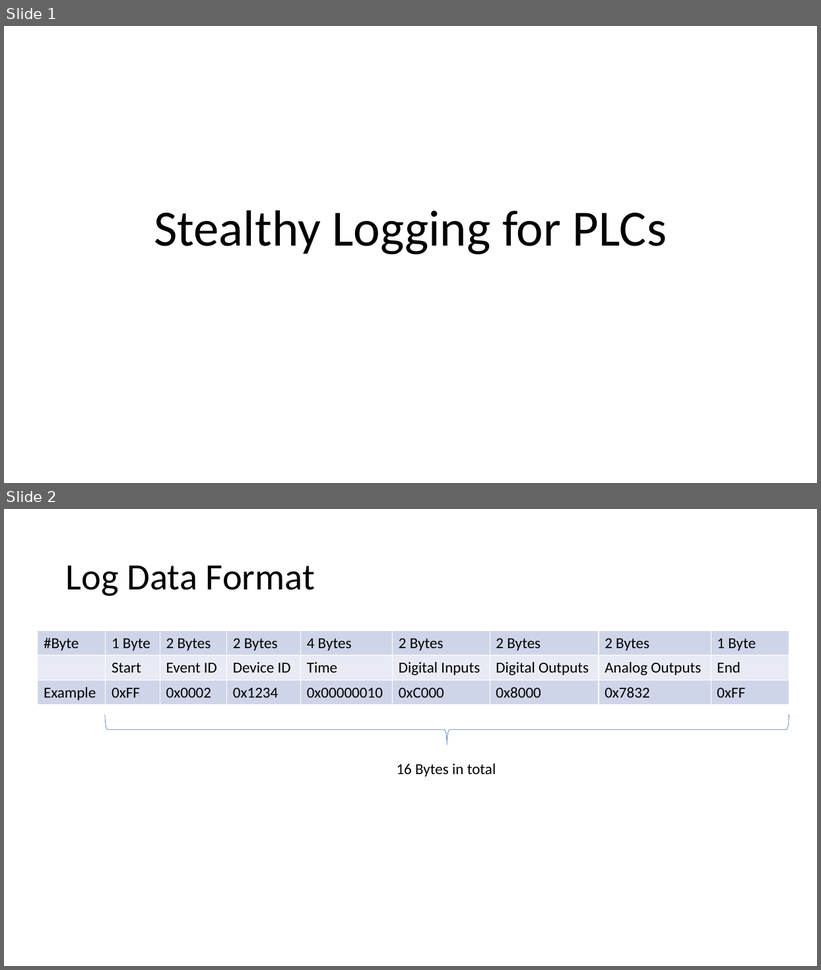
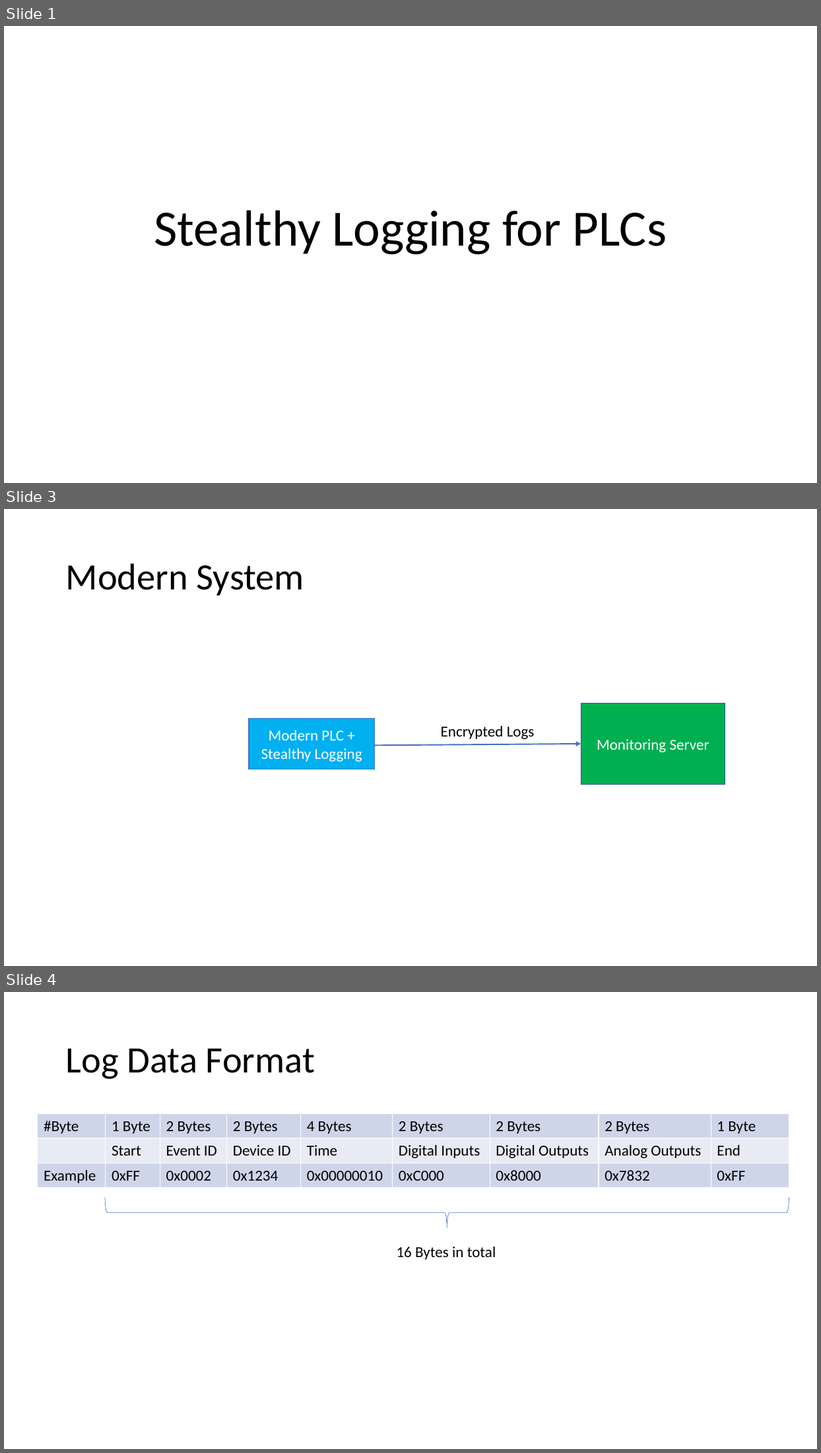
Before and after one commit to ChengluJin/Snapshotter, a slide deck: slides/Stealthy Logging for PLCs.pptx. Shown one above the other, each under a label of ours: slides 1 and 2 before the commit, slides 1, 3 and 4 after it; the slides between them are not shown. The pictures are 821x970 and 821x1453 pixels, drawn with LibreOffice and Linux fonts; fonts in the diff are those of the drawing. Boxes give left, top, right and bottom in pixels: in the first picture for what was removed or moved away, otherwise in the second. Text is boxed around its words. In the diff, an @@ line names an element or a change of style, - is before the commit and + after.

```diff
--- a/slides/Stealthy Logging for PLCs.pptx
+++ b/slides/Stealthy Logging for PLCs.pptx
@@ slide 3 added at [4, 509, 817, 966], background #FFFFFF @@
@@ title added at [66, 563, 304, 595], 44 pt, text #000000 @@
+Modern System
@@ rectangle added at [581, 704, 725, 785], fill #00B050, outline #325491 1 pt, 18 pt, text #FFFFFF @@
+Monitoring Server
@@ rectangle added at [250, 719, 375, 770], fill #00B0F0, outline #4472C4 1 pt, 18 pt, text #FFFFFF @@
+Modern PLC + Stealthy Logging
@@ text added at [441, 726, 535, 739], 18 pt, text #000000 @@
+Encrypted Logs
@@ arrow added from (374, 746) to (581, 744), #4472C4 1.5 pt @@
@@ what was slide 2 is now slide 4 @@
```
Also in this commit, not shown: 1 other slide added, 7 other files.
